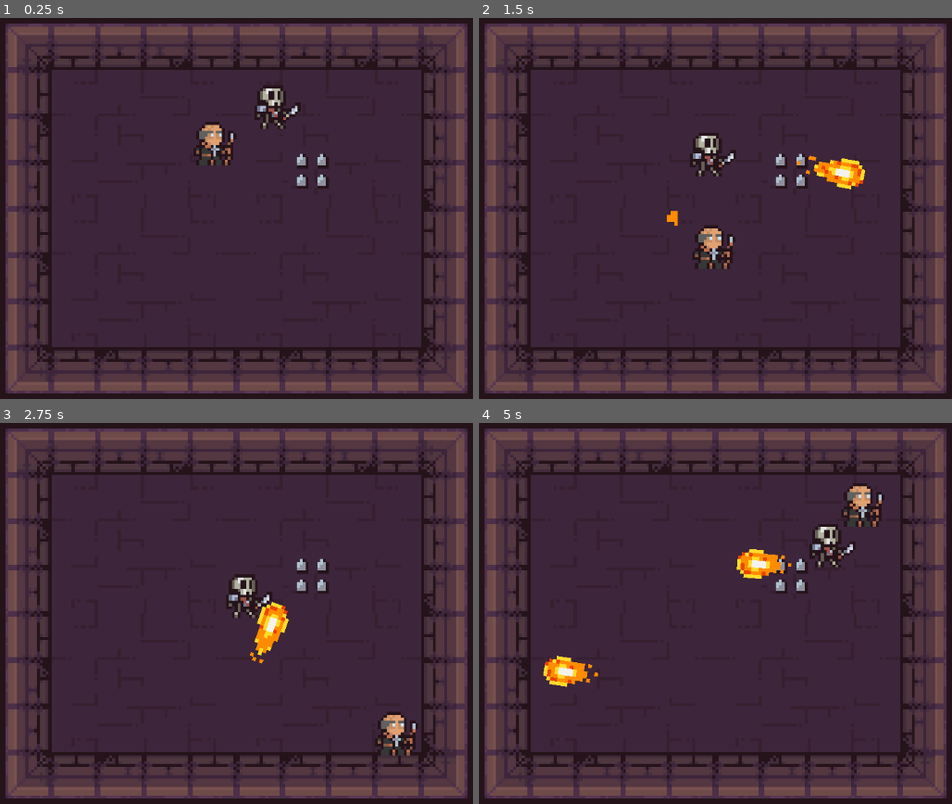
Above: before the commit, frames 1-4 (two rows, left to right).
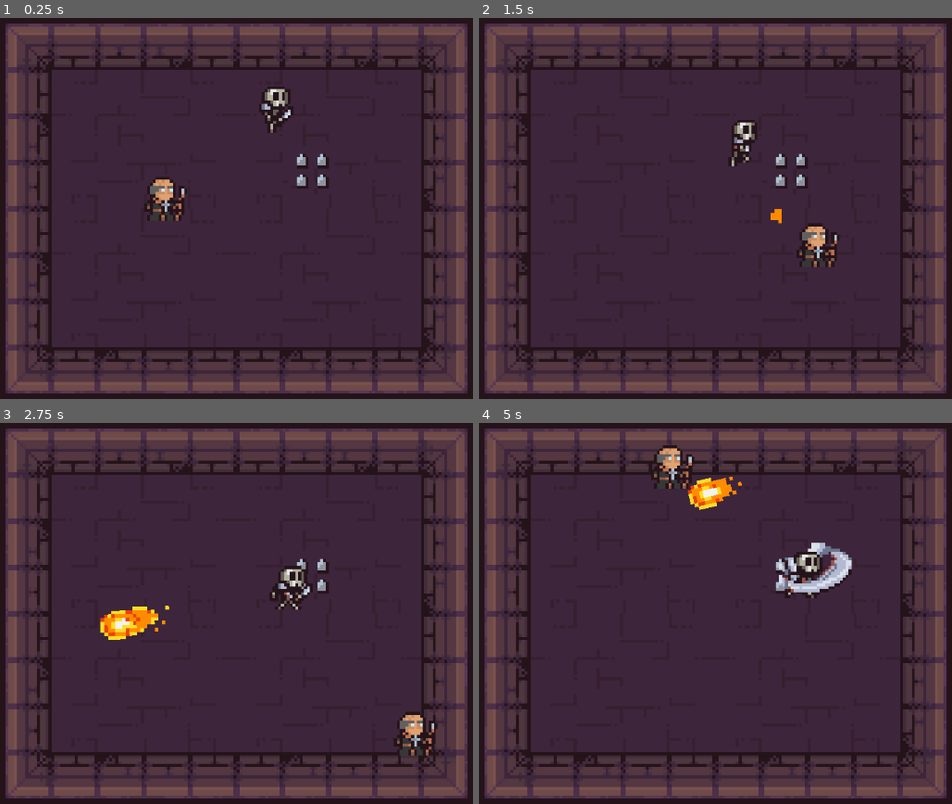
Above: after the commit, the same moments.

Repository: onariel/roguelike-demineur
Game: Godot game, scene res://scene/levels/main_area.tscn
Same seed, same stepped clock (60 frames per second), same inputs: the game is played once before the commit and once after it.
Inputs (mouse positions are in pixels of both pictures, inside the frame that each line leads up to):
- Up to frame 1 (0.25 s): no input
- Up to frame 2 (1.5 s): move the mouse to (876, 178) at 0.52 s; press the mouse at (876, 178) at 0.53 s; hold Right (ui_right) 0.53-1.28 s; move the mouse to (568, 219) at 1.27 s; release the mouse at (568, 219) at 1.28 s; hold Down (ui_down) from 1.28 s (still down); click (568, 219) at 1.35 s
- Up to frame 3 (2.75 s): move the mouse to (312, 514) at 2.02 s; release Down (ui_down) at 2.03 s; press the mouse at (312, 514) at 2.03 s; hold Right (ui_right) from 2.03 s (still down)
- Up to frame 4 (5 s): move the mouse to (677, 689) at 2.77 s; release Right (ui_right) at 2.78 s; release the mouse at (677, 689) at 2.78 s; hold Up (ui_up) 2.78-3.53 s; click (677, 689) at 2.85 s; move the mouse to (937, 666) at 3.52 s; press the mouse at (937, 666) at 3.53 s; hold Left (ui_left) from 3.53 s (still down); move the mouse to (493, 541) at 4.27 s; release the mouse at (493, 541) at 4.28 s; click (493, 541) at 4.35 s

The runs differ from the first frame. In frame 1, 1.9% of the frame differs, in the area x 30-64%, y 17-54%; in frame 2, 3.1%; in frame 3, 3.6%; in frame 4, 4.7%, in the area x 13-86%, y 5-70%.

Commit message:
fix: skeleton attack hitbox fixed

Diff:
--- a/scene/characters/enemies/skeleton.tscn
+++ b/scene/characters/enemies/skeleton.tscn
@@ -137,7 +137,7 @@
 "duration": 1.0,
 "texture": SubResource("AtlasTexture_xhgs2")
 }],
-"loop": 1,
+"loop": 0,
 "name": &"attack",
 "speed": 5.0
 }, {
@@ -209,6 +209,12 @@
 
 [sub_resource type="RectangleShape2D" id="RectangleShape2D_57qmd"]
 size = Vector2(12, 15.5)
+
+[sub_resource type="CircleShape2D" id="CircleShape2D_g4v7s"]
+radius = 14.0
+
+[sub_resource type="RectangleShape2D" id="RectangleShape2D_g4v7s"]
+size = Vector2(18, 17)
 
 [node name="Skeleton" type="CharacterBody2D" unique_id=1961910697 node_paths=PackedStringArray("hurtbox_enemie")]
 collision_layer = 5
@@ -222,7 +228,8 @@
 position = Vector2(2, -13)
 sprite_frames = SubResource("SpriteFrames_g4v7s")
 animation = &"attack"
-frame = 1
+frame = 6
+frame_progress = 0.161386
 
 [node name="CollisionShape2D" type="CollisionShape2D" parent="." unique_id=246801846]
 position = Vector2(-0.5, -5)
@@ -246,4 +253,22 @@
 position = Vector2(-1, -7.25)
 shape = SubResource("RectangleShape2D_57qmd")
 
+[node name="attack_zone" type="Area2D" parent="." unique_id=1159550355]
+collision_layer = 0
+
+[node name="CollisionShape2D" type="CollisionShape2D" parent="attack_zone" unique_id=751781423]
+position = Vector2(-1, -7)
+shape = SubResource("CircleShape2D_g4v7s")
+
+[node name="attack_hitbox" type="Area2D" parent="." unique_id=1800248102]
+script = ExtResource("5_jhtf8")
+metadata/_custom_type_script = "uid://lyqqq2vdsagd"
+
+[node name="CollisionShape2D" type="CollisionShape2D" parent="attack_hitbox" unique_id=223035833]
+position = Vector2(9, -10.5)
+shape = SubResource("RectangleShape2D_g4v7s")
+
 [connection signal="health_depleted" from="." to="." method="_on_health_depleted"]
+[connection signal="animation_finished" from="AnimatedSprite2D" to="." method="_on_animated_sprite_2d_animation_finished"]
+[connection signal="area_entered" from="attack_zone" to="." method="_on_attack_zone_area_entered"]
+[connection signal="area_exited" from="attack_zone" to="." method="_on_attack_zone_area_exited"]
--- a/scene/characters/player/fire_ball.tscn
+++ b/scene/characters/player/fire_ball.tscn
@@ -131,67 +131,6 @@
 [sub_resource type="RectangleShape2D" id="RectangleShape2D_g4v7s"]
 size = Vector2(1, 0.5)
 
-[sub_resource type="Animation" id="Animation_xjobx"]
-length = 0.001
-tracks/0/type = "value"
-tracks/0/imported = false
-tracks/0/enabled = true
-tracks/0/path = NodePath("collision:monitorable")
-tracks/0/interp = 1
-tracks/0/loop_wrap = true
-tracks/0/keys = {
-"times": PackedFloat32Array(0),
-"transitions": PackedFloat32Array(1),
-"update": 1,
-"values": [false]
-}
-tracks/1/type = "value"
-tracks/1/imported = false
-tracks/1/enabled = true
-tracks/1/path = NodePath("hitbox:monitorable")
-tracks/1/interp = 1
-tracks/1/loop_wrap = true
-tracks/1/keys = {
-"times": PackedFloat32Array(0),
-"transitions": PackedFloat32Array(1),
-"update": 1,
-"values": [false]
-}
-
-[sub_resource type="Animation" id="Animation_driek"]
-resource_name = "spawn"
-length = 0.1
-tracks/0/type = "value"
-tracks/0/imported = false
-tracks/0/enabled = true
-tracks/0/path = NodePath("collision:monitorable")
-tracks/0/interp = 1
-tracks/0/loop_wrap = true
-tracks/0/keys = {
-"times": PackedFloat32Array(0, 0.1),
-"transitions": PackedFloat32Array(1, 1),
-"update": 1,
-"values": [false, true]
-}
-tracks/1/type = "value"
-tracks/1/imported = false
-tracks/1/enabled = true
-tracks/1/path = NodePath("hitbox:monitorable")
-tracks/1/interp = 1
-tracks/1/loop_wrap = true
-tracks/1/keys = {
-"times": PackedFloat32Array(0, 0.1),
-"transitions": PackedFloat32Array(1, 1),
-"update": 1,
-"values": [false, true]
-}
-
-[sub_resource type="AnimationLibrary" id="AnimationLibrary_vepdo"]
-_data = {
-&"RESET": SubResource("Animation_xjobx"),
-&"spawn": SubResource("Animation_driek")
-}
-
 [node name="Fire_Ball" type="CharacterBody2D" unique_id=546292133]
 collision_layer = 5
 collision_mask = 5
@@ -205,7 +144,6 @@
 [node name="hitbox" type="Area2D" parent="." unique_id=628312806]
 collision_layer = 4
 collision_mask = 4
-monitorable = false
 script = ExtResource("3_xjobx")
 metadata/_custom_type_script = "uid://lyqqq2vdsagd"
 
@@ -216,14 +154,11 @@
 [node name="collision" type="Area2D" parent="." unique_id=1927964063]
 collision_layer = 0
 collision_mask = 2
-monitorable = false
 
 [node name="CollisionShape2D" type="CollisionShape2D" parent="collision" unique_id=118558276]
 position = Vector2(1.5, 0)
 shape = SubResource("RectangleShape2D_g4v7s")
 
-[node name="AnimationPlayer" type="AnimationPlayer" parent="." unique_id=556425858]
-libraries/ = SubResource("AnimationLibrary_vepdo")
-
+[connection signal="area_entered" from="hitbox" to="." method="_on_hitbox_area_entered"]
 [connection signal="body_shape_entered" from="collision" to="." method="_on_collision_body_shape_entered"]
 [connection signal="body_shape_exited" from="collision" to="." method="_on_collision_body_shape_exited"]
--- a/scene/levels/main_area.tscn
+++ b/scene/levels/main_area.tscn
@@ -173,7 +173,7 @@
 position = Vector2(106, 51)
 
 [node name="player" parent="." unique_id=573441635 instance=ExtResource("2_hgckq")]
-position = Vector2(72, 42)
+position = Vector2(55, 61)
 
 [node name="Camera2D" type="Camera2D" parent="." unique_id=502146206]
 position = Vector2(80, 61)
--- a/scripts/characters/enemies/Skeleton.gd
+++ b/scripts/characters/enemies/Skeleton.gd
@@ -2,28 +2,71 @@
 
 
 const SPEED = 20.0
+var attacking: bool = false
+var target_in_range: bool = false
+
 
 @onready var collision_hitbox: hitbox = $collision_hitbox
+@onready var attack_hitbox: hitbox = $attack_hitbox
+@onready var animated_sprite_2d: AnimatedSprite2D = $AnimatedSprite2D
+
 
 
 func _ready() -> void:
 	super._ready()
 	collision_hitbox.set_damage(self.damage)
 	collision_hitbox.set_knockback(self.knockback)
-
+	attack_hitbox.set_damage(self.damage)
+	attack_hitbox.set_knockback(self.knockback)
+	attack_hitbox.monitorable = false
+	attack_hitbox.scale = Vector2(0,0)
 
 
 func _physics_process(delta: float) -> void:
 
 	var angle_to_go = player.global_position - global_position
-
-	velocity = angle_to_go.normalized() * SPEED
-	if is_knocked_back:
-		knockback_velocity = knockback_velocity.move_toward(Vector2.ZERO, KNOCKBACK_FRICTION * delta)
-		velocity = knockback_velocity + angle_to_go.normalized() * SPEED
+	if !attacking:
+		velocity = angle_to_go.normalized() * SPEED
+		if is_knocked_back:
+			knockback_velocity = knockback_velocity.move_toward(Vector2.ZERO, KNOCKBACK_FRICTION * delta)
+			velocity = knockback_velocity + angle_to_go.normalized() * SPEED
+	else:
+		velocity = Vector2(0,0)
+		if is_knocked_back:
+			knockback_velocity = knockback_velocity.move_toward(Vector2.ZERO, KNOCKBACK_FRICTION * delta)
+			velocity = knockback_velocity
 	move_and_slide()
 
-
+func _process (delta: float) -> void:
+	if false:
+		print(delta)
+	if attacking:
+		if animated_sprite_2d.frame == 6 or animated_sprite_2d.frame == 7:
+			attack_hitbox.monitorable = true
+			attack_hitbox.scale = Vector2(1,1)
+		else:
+			attack_hitbox.monitorable = false
+			attack_hitbox.scale = Vector2(0,0)
+	if !animated_sprite_2d.is_playing():
+		if attacking:
+			animated_sprite_2d.play("attack")
+		else:
+			animated_sprite_2d.play("walk")
 
 func _on_health_depleted() -> void:
 	queue_free()
+
+func _on_attack_zone_area_entered(area: Area2D) -> void:
+	if area is hurtbox:
+		target_in_range = true
+		if !attacking:
+			attacking = true
+			animated_sprite_2d.play("attack")
+
+func _on_attack_zone_area_exited(area: Area2D) -> void:
+	if area is hurtbox:
+		target_in_range = false
+
+func _on_animated_sprite_2d_animation_finished() -> void:
+	if !target_in_range:
+		attacking = false
--- a/scripts/characters/enemies/enemies.gd
+++ b/scripts/characters/enemies/enemies.gd
@@ -26,7 +26,7 @@
 
 
 func take_damage(damage_taken: float, knockback_direction : Vector2, knockback_force : float) -> void:
-
+	print(health, damage_taken)
 	health -= damage_taken
 	if health <= 0:
 		health_depleted.emit()
--- a/scripts/characters/player/fire_ball.gd
+++ b/scripts/characters/player/fire_ball.gd
@@ -11,19 +11,20 @@
 @onready var animated_sprite_2d: AnimatedSprite2D = $AnimatedSprite2D
 
 
+func _ready() -> void:
+	scale = Vector2(5,5)
+	global_position = Spawn_Position
+	global_rotation = Spawn_Rotation
+	animated_sprite_2d.play("growing")
+
 
 func initialisation(damage: float, new_size: float, knockback: float) -> void:
 	var hitbox_firebal = self.get_node("hitbox")
-	var animation_player = self.get_node("AnimationPlayer")
 	hitbox_firebal.set_damage(damage)
 	hitbox_firebal.set_knockback(knockback)
+
 	scale = Vector2(new_size, new_size)
-	animation_player.play("spawn")
 
-func _ready() -> void:
-	global_position = Spawn_Position
-	global_rotation = Spawn_Rotation
-	animated_sprite_2d.play("growing")
 
 
 # Called every frame. 'delta' is the elapsed time since the previous frame.
@@ -41,3 +42,8 @@
 		print(body_rid, body, body_shape_index, local_shape_index)
 	queue_free()
 	return
+
+
+func _on_hitbox_area_entered(area: Area2D) -> void:
+	if area is hurtbox:
+		queue_free()
--- a/scripts/characters/player/player.gd
+++ b/scripts/characters/player/player.gd
@@ -50,6 +50,7 @@
 		attack_timer.stop()
 
 func take_damge(damage_taken: float, knockback_direction : Vector2, knockback_force : float) -> void:
+	print("player took: ", damage_taken, ", and his health went from: ", health, " to: ", health - damage_taken)
 	if recovery_time.time_left == 0:
 		recovery_time.start(recovery_time_time)
 		health -= damage_taken
@@ -82,5 +83,5 @@
 	instance.Spawn_Position = global_position
 	instance.Spawn_Rotation = global_rotation
 	instance.ball_rotation = (target - global_position).angle()
+	main.add_child.call_deferred(instance)
 	instance.initialisation(damage, bullet_size, knockback)
-	main.add_child.call_deferred(instance)
